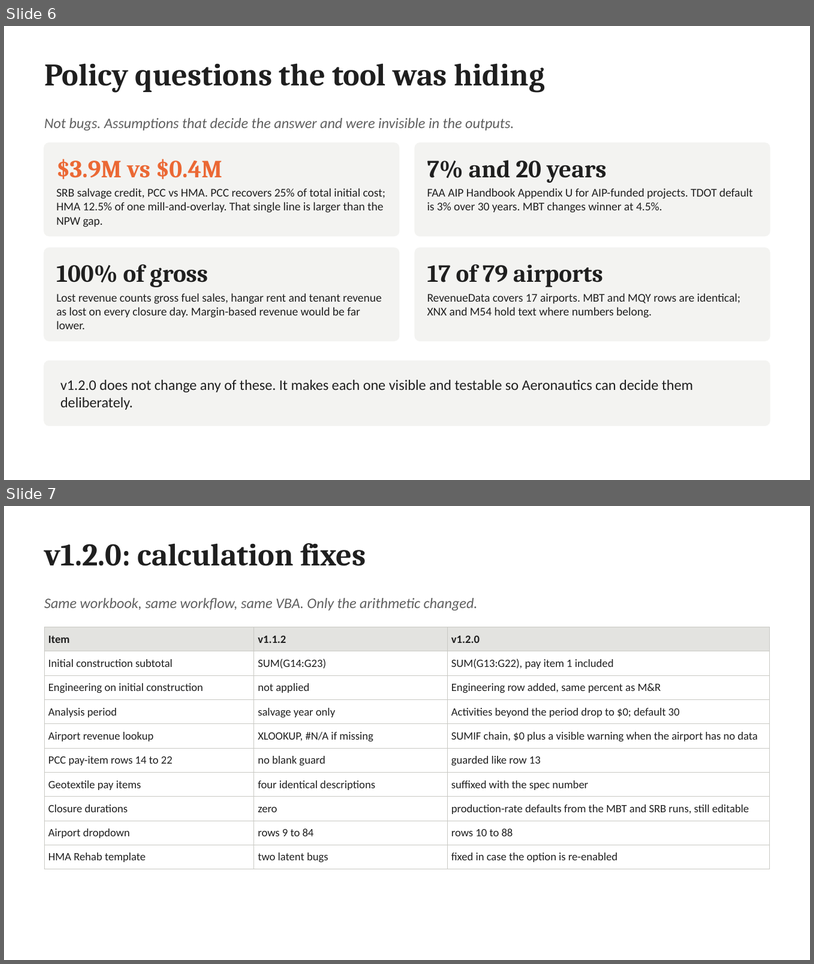
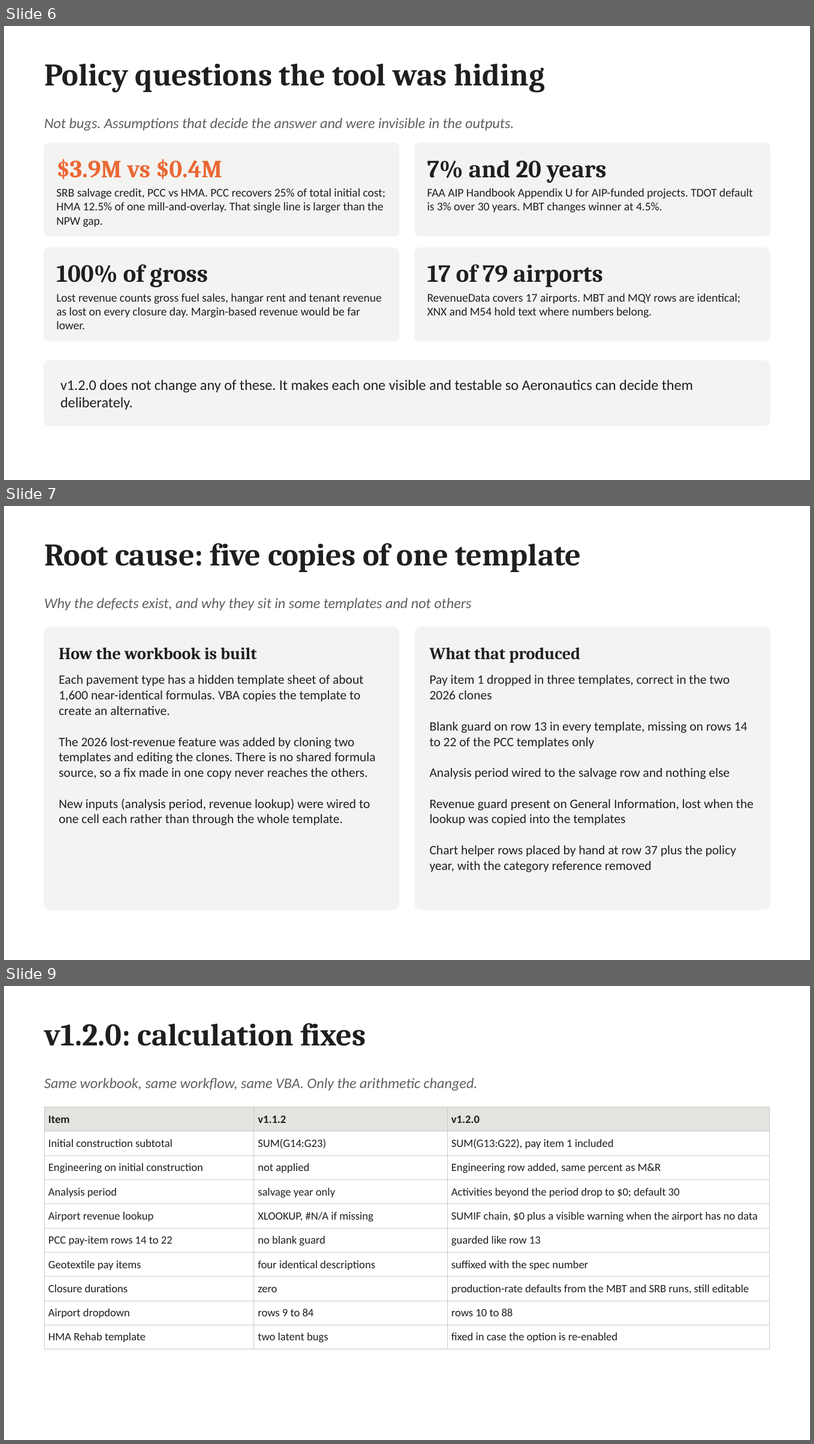
Before and after one commit to JosephD130/lcca-dashboard, a slide deck: tdot-lcca/TDOT_LCCA_Review_and_v1.2.0_Update.pptx. Shown one above the other, each under a label of ours: slides 6 and 7 before the commit, slides 6, 7 and 9 after it; the slides between them are not shown. The pictures are 814x964 and 814x1444 pixels, drawn with LibreOffice and Linux fonts; fonts in the diff are those of the drawing. Boxes give left, top, right and bottom in pixels: in the first picture for what was removed or moved away, otherwise in the second. Text is boxed around its words. In the diff, an @@ line names an element or a change of style, - is before the commit and + after.

```diff
--- a/tdot-lcca/TDOT_LCCA_Review_and_v1.2.0_Update.pptx
+++ b/tdot-lcca/TDOT_LCCA_Review_and_v1.2.0_Update.pptx
@@ slide 7 added at bbox=[4, 506, 810, 960], background #FFFFFF @@
@@ text added at bbox=[44, 543, 581, 572], 28 pt, text #1F1F1F, bold @@
+Root cause: five copies of one template
@@ text added at bbox=[44, 598, 471, 610], 13 pt, text #5F5F5F, italic @@
+Why the defects exist, and why they sit in some templates and not others
@@ rounded rectangle added at bbox=[44, 627, 399, 909], fill #F3F3F1, outline #F3F3F1 1 pt @@
@@ rounded rectangle added at bbox=[415, 627, 770, 909], fill #F3F3F1, outline #F3F3F1 1 pt @@
@@ text added at bbox=[59, 647, 257, 660], 15 pt, text #1F1F1F, bold @@
+How the workbook is built
@@ text added at bbox=[430, 647, 581, 663], 15 pt, text #1F1F1F, bold @@
+What that produced
@@ text added at bbox=[59, 675, 376, 825], 11.5 pt, text #1F1F1F @@
+Each pavement type has a hidden template sheet of about 1,600 near-identical formulas. VBA copies the template to create an alternative.
+The 2026 lost-revenue feature was added by cloning two templates and editing the clones. There is no shared formula source, so a fix made in one copy never reaches the others.
+New inputs (analysis period, revenue lookup) were wired to one cell each rather than through the whole template.
@@ text added at bbox=[430, 675, 754, 872], 11.5 pt, text #1F1F1F @@
+Pay item 1 dropped in three templates, correct in the two 2026 clones
+Blank guard on row 13 in every template, missing on rows 14 to 22 of the PCC templates only
+Analysis period wired to the salvage row and nothing else
+Revenue guard present on General Information, lost when the lookup was copied into the templates
+Chart helper rows placed by hand at row 37 plus the policy year, with the category reference removed
@@ what was slide 7 is now slide 9 @@
```
Also in this commit, not shown: 1 other slide added, 6 other files.
